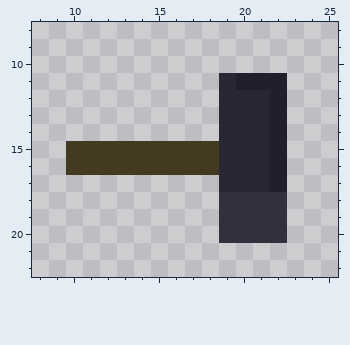
Two versions of one pixel-art file, ZombieRogue/Content/Sprites/Weapons/Mjolnir/Projectile/00.ase. Above is the file before it was changed.
32x32 pixels, 1 frame. Shown: x 8..25, y 8..22.
Now the later version:
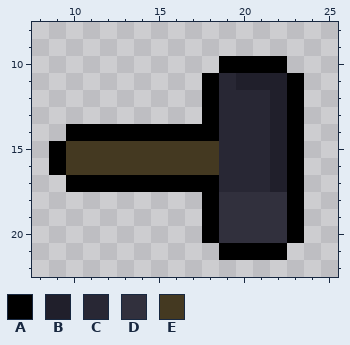
Palette (. is transparent): A #000000  B #201f2b  C #282734  D #31303d  E #443921
Edits made:
@@ x 8..25 @@
  9 ..................
-10 ..................
-11 ...........CBBB...
-12 ...........CCCB...
-13 ...........CCCB...
-14 ...........CCCB...
-15 ..EEEEEEEEECCCB...
-16 ..EEEEEEEEECCCB...
-17 ...........CCCB...
-18 ...........DDDD...
-19 ...........DDDD...
-20 ...........DDDD...
-21 ..................
+10 ...........AAAA...
+11 ..........ACBBBA..
+12 ..........ACCCBA..
+13 ..........ACCCBA..
+14 ..AAAAAAAAACCCBA..
+15 .AEEEEEEEEECCCBA..
+16 .AEEEEEEEEECCCBA..
+17 ..AAAAAAAAACCCBA..
+18 ..........ADDDDA..
+19 ..........ADDDDA..
+20 ..........ADDDDA..
+21 ...........AAAA...
 22 ..................
Boxes around the changes in both pictures, in picture pixels (x1, y1, x2, y2):
added: (49, 56, 304, 260)
